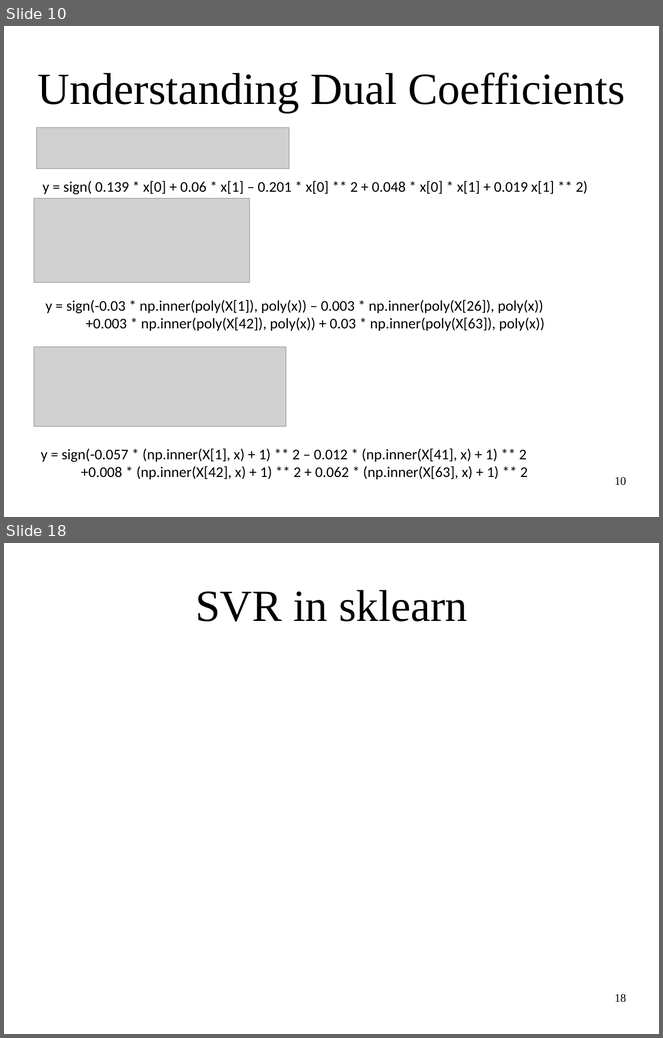
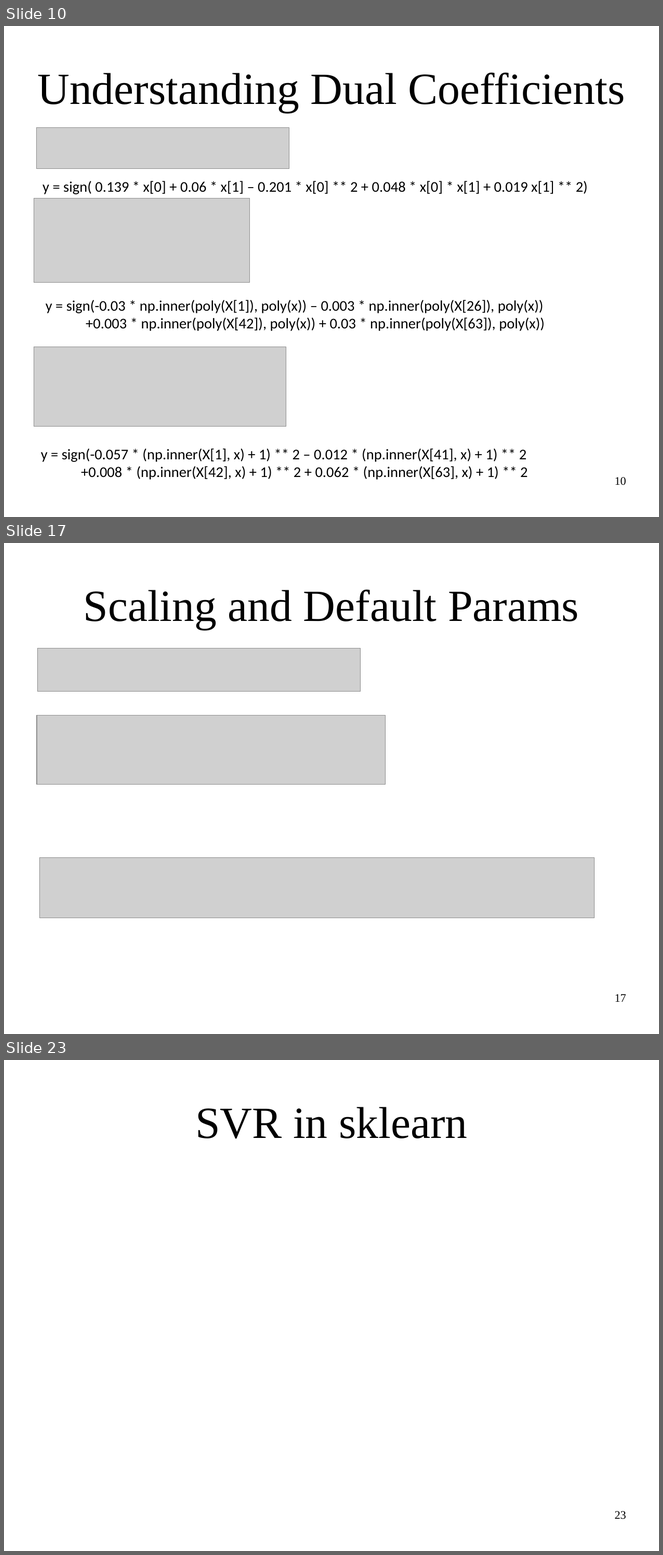
Before and after one commit to amueller/applied_ml_spring_2017, a slide deck: slides/aml-09-021517.odp. Shown one above the other, each under a label of ours: slides 10 and 18 before the commit, slides 10, 17 and 23 after it; the slides between them are not shown. The pictures are 663x1038 and 663x1555 pixels, drawn with LibreOffice and Linux fonts; fonts in the diff are those of the drawing; grey boxes stand for pictures. Boxes give left, top, right and bottom in pixels: in the first picture for what was removed or moved away, otherwise in the second. Text is boxed around its words. In the diff, an @@ line names an element or a change of style, - is before the commit and + after.

```diff
--- a/slides/aml-09-021517.odp
+++ b/slides/aml-09-021517.odp
@@ slide 17 added at bbox=[4, 543, 659, 1034], background #FFFFFF @@
@@ title added at bbox=[84, 589, 579, 629], 54 pt, text #000000 @@
+Scaling and Default Params
@@ picture added at bbox=[37, 648, 361, 692] @@
@@ picture added at bbox=[37, 716, 385, 785] @@
@@ picture added at bbox=[40, 858, 594, 918] @@
@@ page number added at bbox=[615, 994, 626, 1002], 14 pt, text #000000 @@
+17
@@ what was slide 18 is now slide 23 @@
@@ page number at bbox=[615, 1511, 626, 1520]: text changed @@
-18
+23
```
Also in this commit, not shown: 12 slides changed, 6 other slides added, 1 slide removed, 1 other file.
